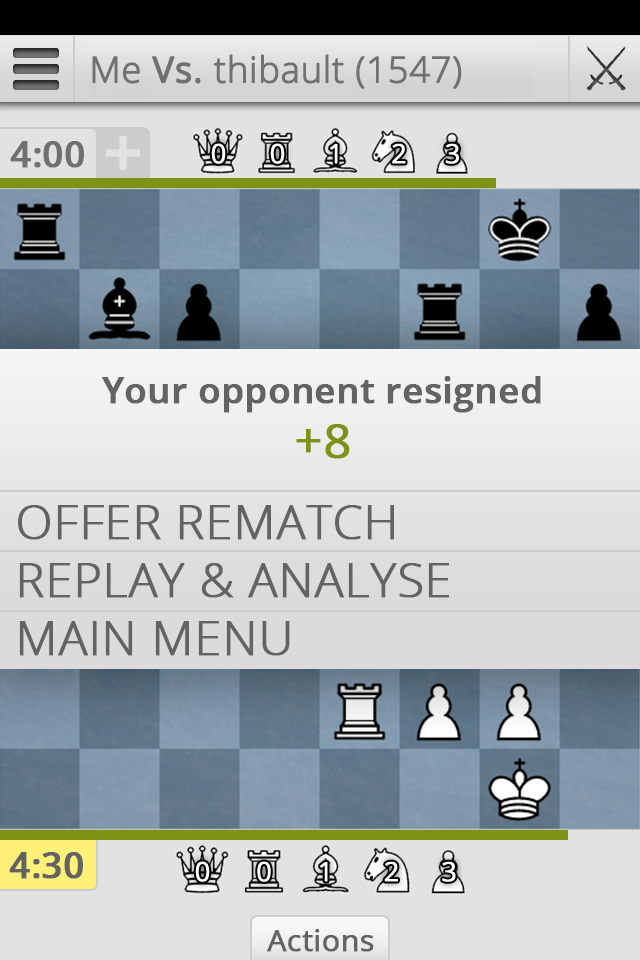
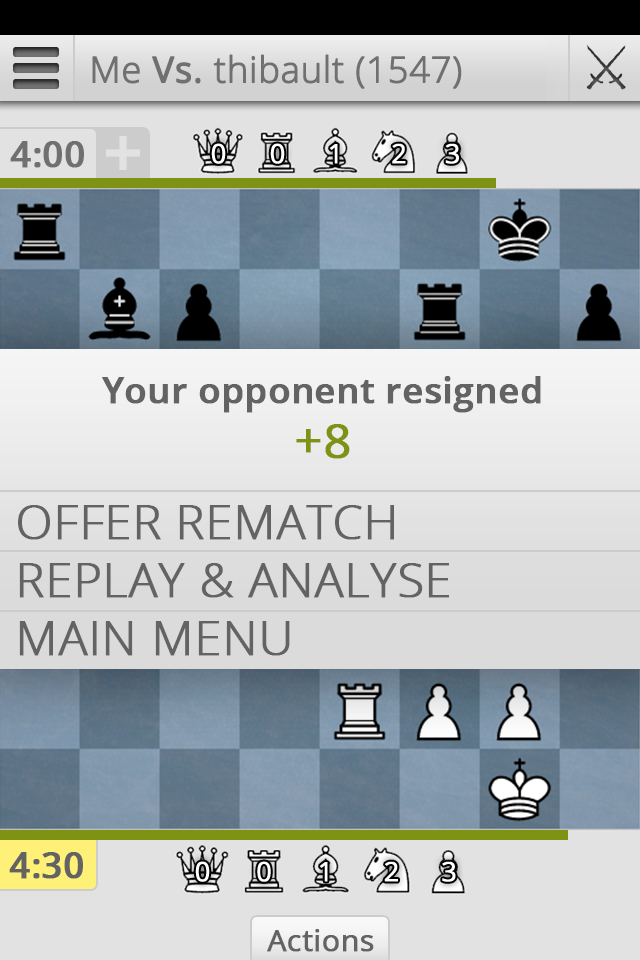
Layers edited between the first and the second 640 x 960 image:
painted on "Layer 1" over [0, 35, 640, 112]
